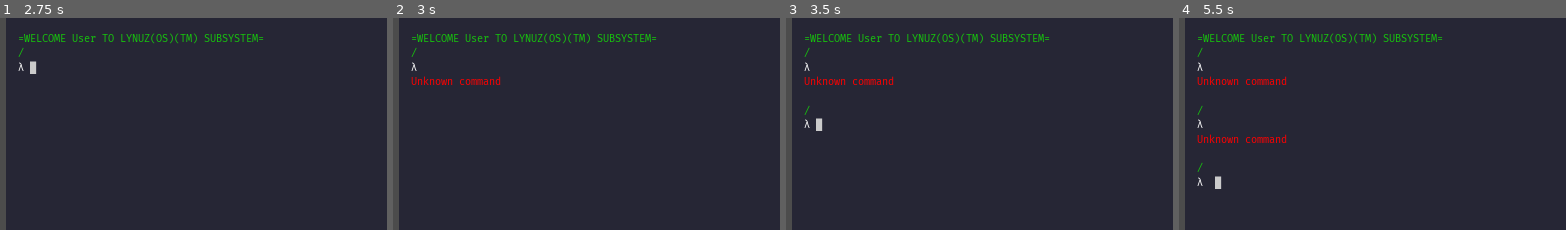
Above: before the commit, frames 1-4 (left to right).
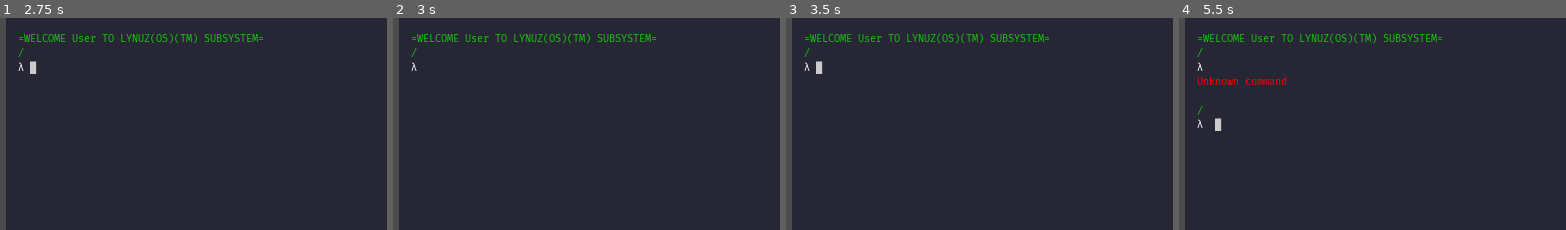
Above: after the commit, the same moments.

Repository: panorb/ludum-dare-48
Game: Godot game, scene res://Shell/PlayerShell.tscn
Same seed, same stepped clock (60 frames per second), same inputs: the game is played once before the commit and once after it.
Inputs:
- Up to frame 1 (2.75 s): tap Enter at 0.5 s; hold Up 0.53-1.28 s; tap Space at 1.25 s; hold Down 1.28-2.03 s; hold Up from 2.03 s (still down)
- Up to frame 2 (3 s): keep holding Up; tap Enter at 2.75 s
- Up to frame 3 (3.5 s): keep holding Up
- Up to frame 4 (5.5 s): tap Space at 3.5, 5 s; release Up at 3.53 s; hold Down from 3.53 s (still down); tap Enter at 4.25 s
The pictures show only the part of the screen within x 0-50%, y 7-57%; the shares and areas given below are measured in that part.

Frame 1 is identical in both runs. In frame 2, 0.4% of the frame differs, in the area x 4-28%, y 27-32%; in frame 3, 0.7%, in the area x 4-28%, y 20-54%; in frame 4, 0.7%.

Commit message:
History ends on empty command

Diff:
--- a/godot/Shell/shell.gd
+++ b/godot/Shell/shell.gd
@@ -77,6 +77,8 @@
 func command_from_history():
 	if command_history_position >= 0:
 		command_history_position = 0
+		current_command = ""
+		cursor_index = 0
 		return
 
 	if command_history_position < -command_history.size():
